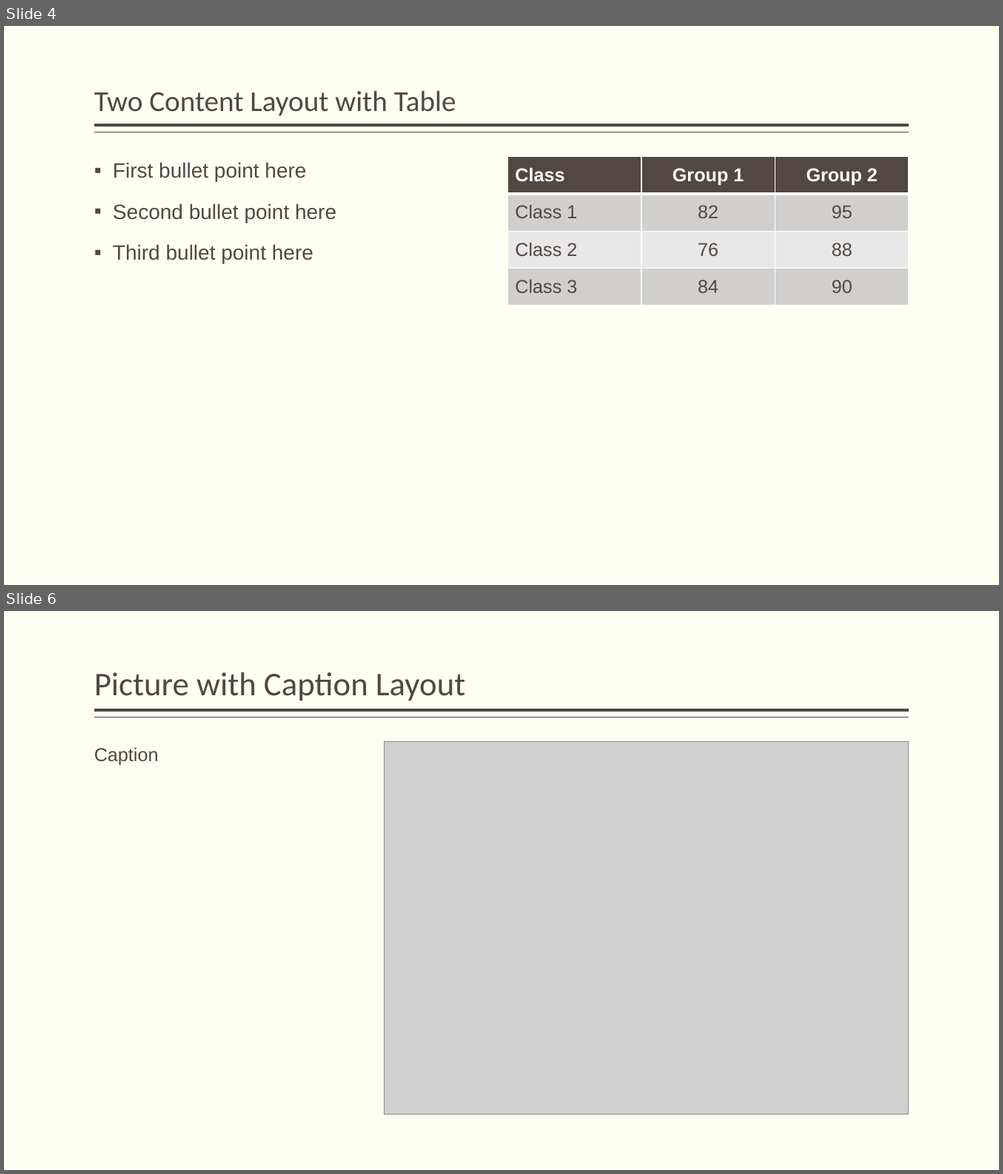
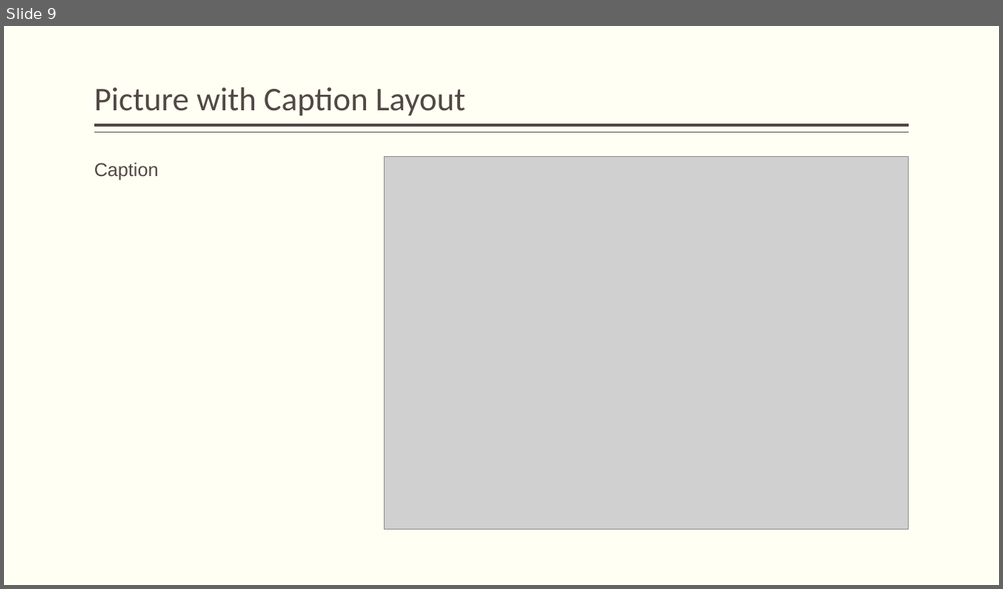
Before and after one commit to berrymatthewj/unionDensityProject, a slide deck: Union density and income inequality.pptx. Shown one above the other, each under a label of ours: slides 4 and 6 before the commit, slide 9 after it; the slides between them are not shown. The pictures are 1003x1174 and 1003x589 pixels, drawn with LibreOffice and Linux fonts; fonts in the diff are those of the drawing; grey boxes stand for pictures. Boxes give left, top, right and bottom in pixels: in the first picture for what was removed or moved away, otherwise in the second. Text is boxed around its words. In the diff, an @@ line names an element or a change of style, - is before the commit and + after.

```diff
--- a/Union density and income inequality.pptx
+++ b/Union density and income inequality.pptx
@@ slide 4 removed at bbox=[4, 26, 999, 585], background #FFFFF3; not listed: 2 template elements that a slide beside it also shows @@
@@ title removed at bbox=[94, 90, 456, 116] @@
-Two Content Layout with Table
@@ table removed at bbox=[508, 156, 908, 306], 4 rows, 3 columns @@
-Class | Group 1 | Group 2
-Class 1 | 82 | 95
-Class 2 | 76 | 88
-Class 3 | 84 | 90
@@ text removed at bbox=[113, 162, 336, 264] @@
-▪ First bullet point here
-▪ Second bullet point here
-▪ Third bullet point here
@@ what was slide 6 is now slide 9 @@
```
Also in this commit, not shown: 3 slides changed, 5 slides added, 1 other slide removed, 3 other files.
